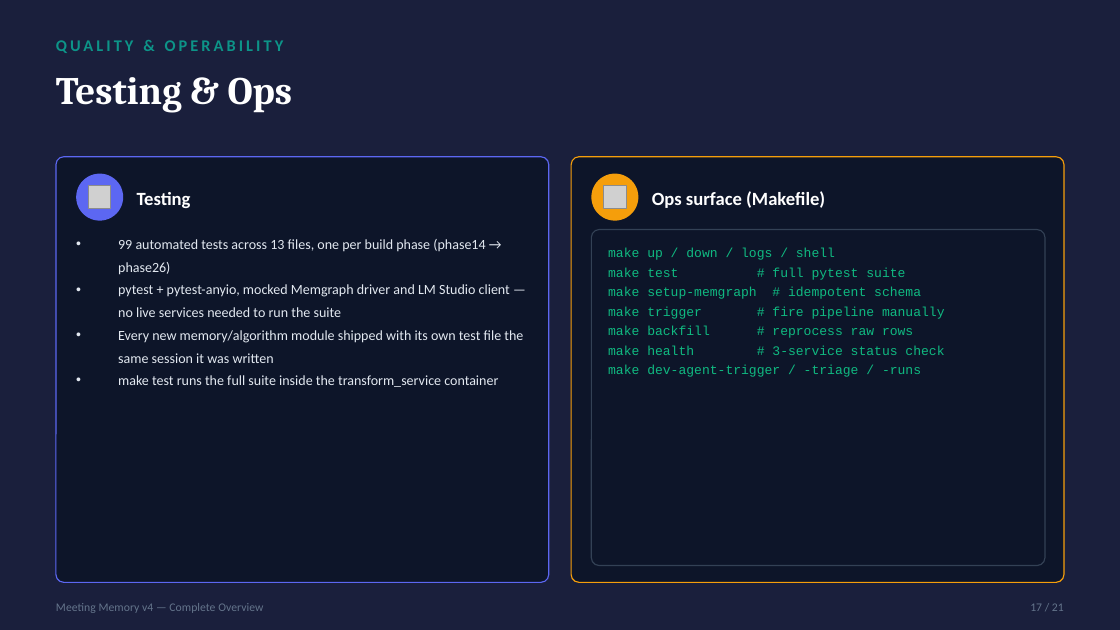
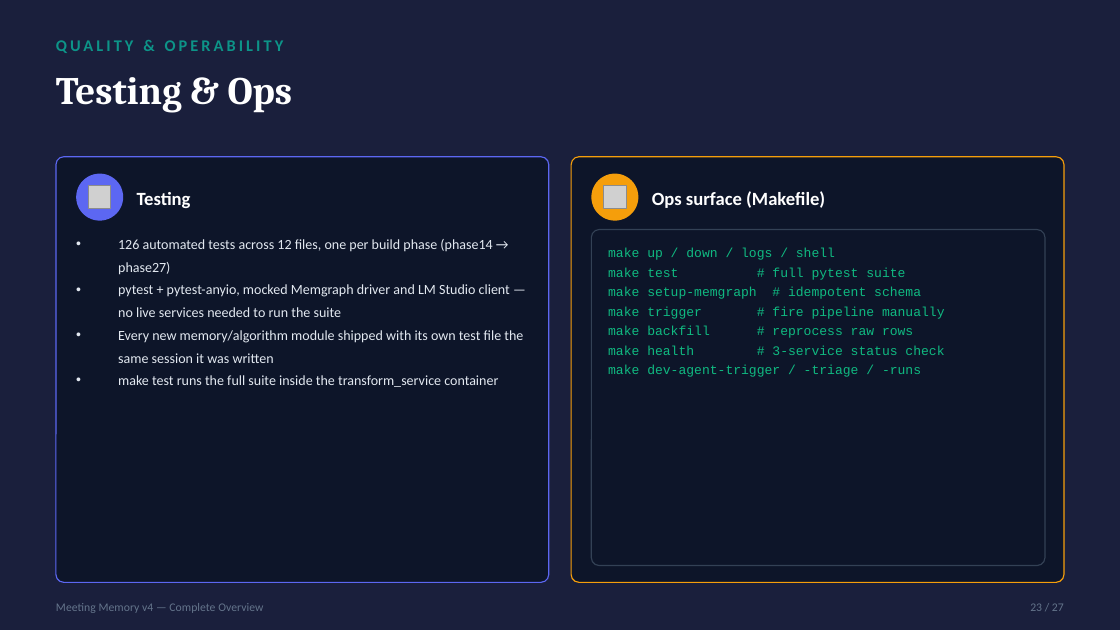
Before and after one commit to shubham-gaur-x/airbyte-lm-studio-memgraph, a slide deck: slide 23 of docs/demo_assets/Meeting_Memory_v4_Overview.pptx (slide 16 before the commit). Drawn at 1120x630 pixels with LibreOffice and Linux fonts; fonts in the diff are those of the drawing; grey boxes stand for pictures. Boxes give left, top, right and bottom in pixels: in the first picture for what was removed or moved away, otherwise in the second. Text is boxed around its words. In the diff, an @@ line names an element or a change of style, - is before the commit and + after.

```diff
--- a/docs/demo_assets/Meeting_Memory_v4_Overview.pptx
+++ b/docs/demo_assets/Meeting_Memory_v4_Overview.pptx
@@ text at [118,239,492,275]: text changed @@
-• 99 automated tests across 13 files, one per build phase (phase14 → phase26)
+• 126 automated tests across 12 files, one per build phase (phase14 → phase27)
@@ text at [1030,603,1064,611]: text changed @@
-17 / 21
+23 / 27
```
Also in this commit, not shown: 18 other slides changed, 7 slides added, 7 other files.
